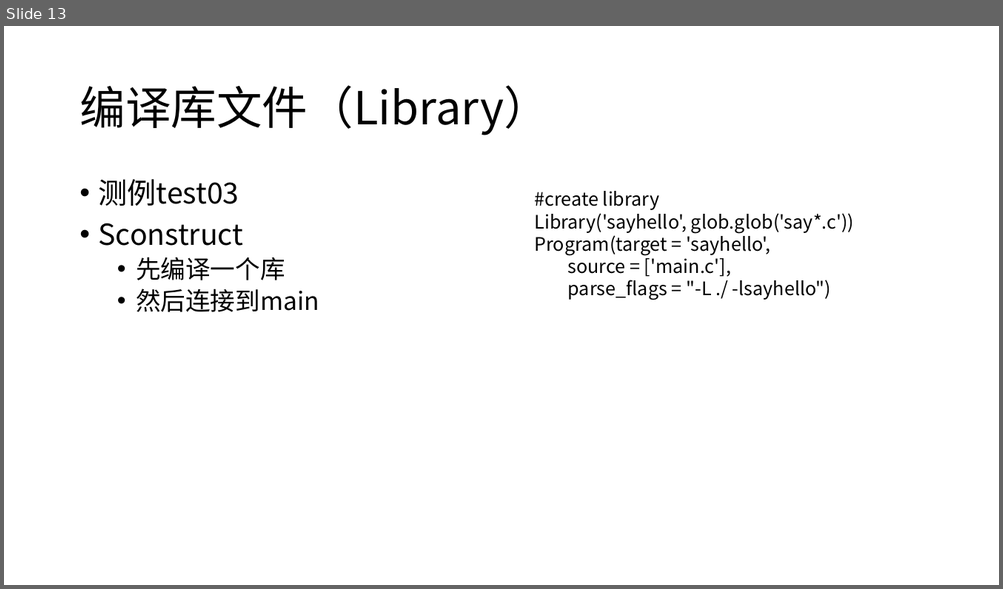
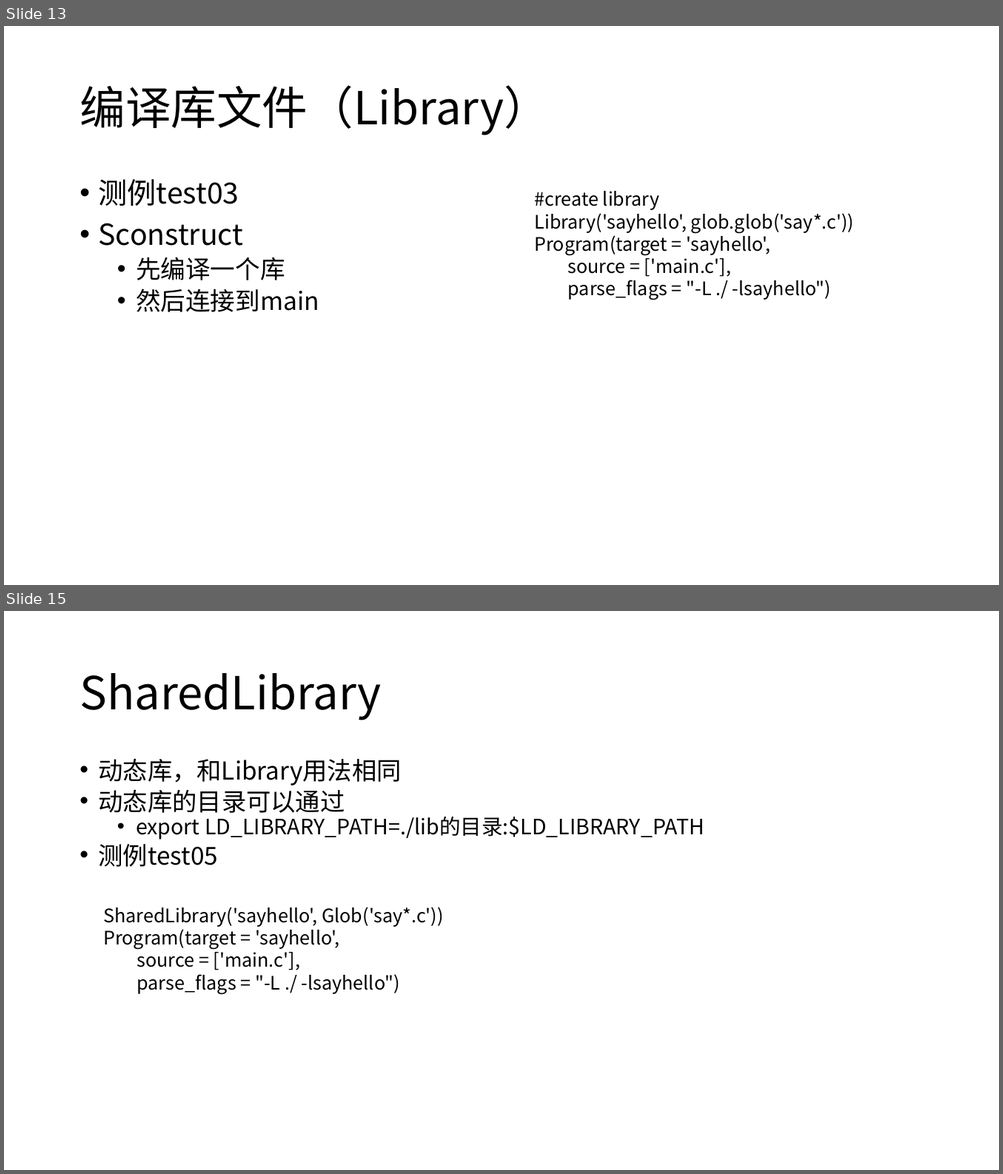
Before and after one commit to h8d9123/CSGamePhysicalEngine, a slide deck: example/learnscons/learnscons.pptx. Shown one above the other, each under a label of ours: slide 13 before the commit, slides 13 and 15 after it; the slides between them are not shown. The pictures are 1003x589 and 1003x1174 pixels, drawn with LibreOffice and Linux fonts; fonts in the diff are those of the drawing. Boxes give left, top, right and bottom in pixels: in the first picture for what was removed or moved away, otherwise in the second. Text is boxed around its words. In the diff, an @@ line names an element or a change of style, - is before the commit and + after.

```diff
--- a/example/learnscons/learnscons.pptx
+++ b/example/learnscons/learnscons.pptx
@@ slide 15 added at [4, 611, 999, 1170], background #FFFFFF @@
@@ title added at [79, 673, 381, 721], 44 pt, text #000000 @@
+SharedLibrary
@@ text added at [99, 759, 704, 867], 20.4 pt, text #000000 @@
+• 动态库，和Library用法相同
+• 动态库的目录可以通过
+  • export LD_LIBRARY_PATH=./lib的目录:$LD_LIBRARY_PATH
+• 测例test05
@@ text added at [103, 907, 444, 994], 18 pt, text #000000 @@
+SharedLibrary('sayhello', Glob('say*.c'))
+Program(target = 'sayhello',
+source = ['main.c'],
+parse_flags = "-L ./ -lsayhello")
```
Also in this commit, not shown: 1 slide changed, 14 other slides added, 1 slide removed, 21 other files.
